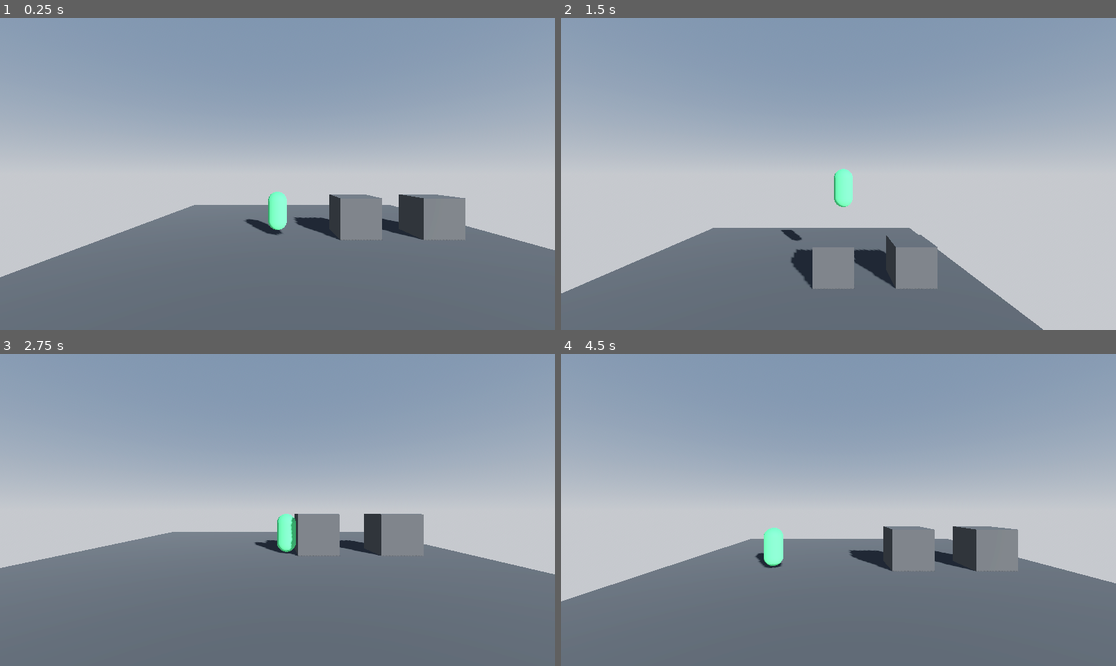
Above: before the commit, frames 1-4 (two rows, left to right).
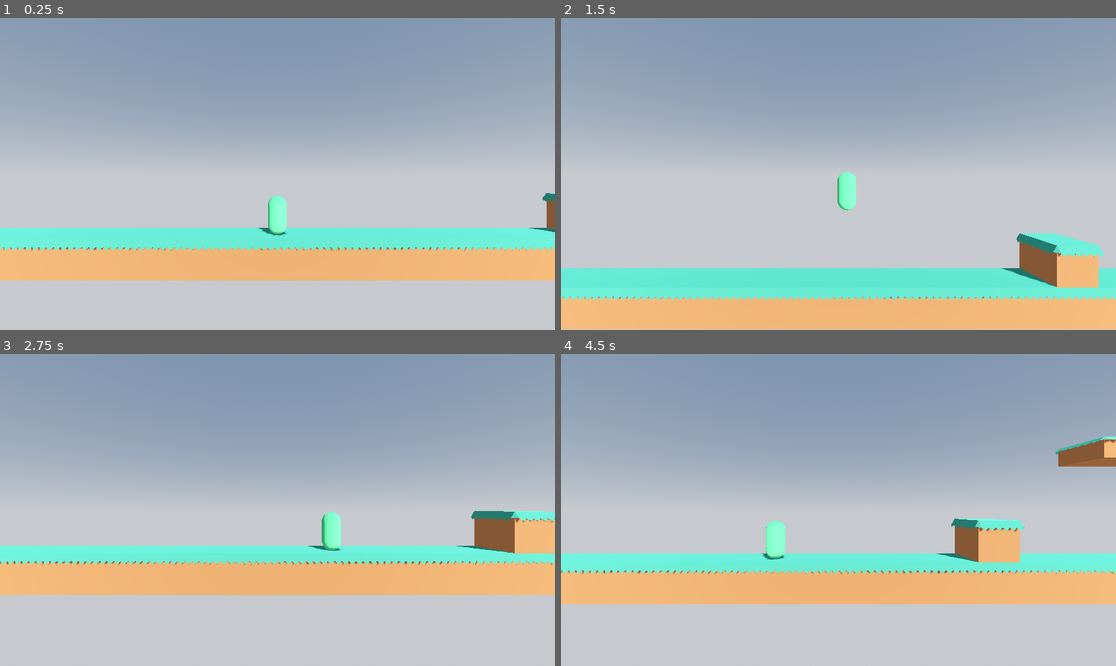
Above: after the commit, the same moments.

Repository: crystal-bit/platform-3d
Game: Godot game, scene res://game.tscn
Two runs of this game, one before a commit and one after it. Both use one fixed random seed, a clock stepped at 60 frames per second and the inputs below.
Inputs (mouse positions are in pixels of both pictures, inside the frame that each line leads up to):
- Up to frame 1 (0.25 s): no input
- Up to frame 2 (1.5 s): tap Enter at 0.5 s; move the mouse to (960, 158) at 0.52 s; hold Right (player_move_right) 0.53-1.28 s; click (960, 158) at 0.67 s; tap Space (player_jump) at 0.77 s; move the mouse to (727, 189) at 1.27 s; hold A (player_move_left) from 1.28 s (still down)
- Up to frame 3 (2.75 s): tap Space (player_jump) at 1.52 s; move the mouse to (333, 441) at 2.02 s; release A (player_move_left) at 2.03 s; hold Right (player_move_right) from 2.03 s (still down)
- Up to frame 4 (4.5 s): move the mouse to (810, 572) at 2.77 s; click (810, 572) at 2.92 s; tap Space (player_jump) at 3.02, 3.77 s; move the mouse to (1005, 556) at 3.52 s; release Right (player_move_right) at 3.53 s; hold A (player_move_left) from 3.53 s (still down); move the mouse to (672, 463) at 4.27 s

The runs differ from the first frame. In frame 1, 37% of the frame differs, in the area x 0-100%, y 55-100%; in frame 2, 28%; in frame 3, 44%, in the area x 0-100%, y 50-100%; in frame 4, 40%.

Commit message:
feat: add assets and update level.
Player: increase gravity factor when falling down

Diff:
--- a/game.tscn
+++ b/game.tscn
@@ -1,8 +1,10 @@
-[gd_scene load_steps=11 format=3 uid="uid://bnqe37j0if8oq"]
+[gd_scene load_steps=9 format=3 uid="uid://bnqe37j0if8oq"]
 
 [ext_resource type="Script" path="res://objects/camera-follow-target.gd" id="1_jj8oj"]
 [ext_resource type="PackedScene" uid="uid://cspsftefkddo3" path="res://objects/player.tscn" id="1_yrwpo"]
-[ext_resource type="Material" uid="uid://rh34e3fs4skp" path="res://objects/level_material.tres" id="3_ygqb1"]
+[ext_resource type="PackedScene" uid="uid://t8f6itec3cmw" path="res://objects/props/floor.tscn" id="3_b8i2n"]
+[ext_resource type="PackedScene" uid="uid://djexmutgwyl5u" path="res://objects/props/box.tscn" id="4_qb5ni"]
+[ext_resource type="PackedScene" uid="uid://d3lul4u7xcyff" path="res://objects/props/platform.tscn" id="5_ihllc"]
 
 [sub_resource type="ProceduralSkyMaterial" id="ProceduralSkyMaterial_6jqg2"]
 sky_top_color = Color(0.384314, 0.454902, 0.54902, 1)
@@ -18,19 +20,6 @@
 sky = SubResource("Sky_aw8gu")
 tonemap_mode = 2
 glow_enabled = true
-
-[sub_resource type="PlaneMesh" id="PlaneMesh_rg2bj"]
-material = ExtResource("3_ygqb1")
-size = Vector2(20, 20)
-
-[sub_resource type="BoxShape3D" id="BoxShape3D_gxyla"]
-size = Vector3(20, 0.1, 20)
-
-[sub_resource type="BoxMesh" id="BoxMesh_yhtow"]
-size = Vector3(2, 2, 2)
-
-[sub_resource type="BoxShape3D" id="BoxShape3D_o65ds"]
-size = Vector3(2, 2, 2)
 
 [node name="Game" type="Node3D"]
 
@@ -51,36 +40,88 @@
 [node name="Player" parent="." instance=ExtResource("1_yrwpo")]
 transform = Transform3D(1, 0, 0, 0, 1, 0, 0, 0, 1, -1.5, 1.39717, 0)
 
-[node name="Floor" type="StaticBody3D" parent="."]
+[node name="Level" type="Node3D" parent="."]
+metadata/_edit_lock_ = true
 
-[node name="FloorMesh" type="MeshInstance3D" parent="Floor"]
-mesh = SubResource("PlaneMesh_rg2bj")
-skeleton = NodePath("../..")
+[node name="Floor" parent="Level" instance=ExtResource("3_b8i2n")]
 
-[node name="CollisionShape3D" type="CollisionShape3D" parent="Floor"]
-transform = Transform3D(1, 0, 0, 0, 1, 0, 0, 0, 1, 0, -0.05, 0)
-shape = SubResource("BoxShape3D_gxyla")
+[node name="Floor2" parent="Level" instance=ExtResource("3_b8i2n")]
+transform = Transform3D(1, 0, 0, 0, 1, 0, 0, 0, 1, 4, 0, 0)
 
-[node name="Box" type="StaticBody3D" parent="."]
-transform = Transform3D(1, 0, 0, 0, 1, 0, 0, 0, 1, 2.5, 1, 0)
-metadata/_edit_group_ = true
+[node name="Floor15" parent="Level" instance=ExtResource("3_b8i2n")]
+transform = Transform3D(1, 0, 0, 0, 1, 0, 0, 0, 1, -8, 0, 0)
 
-[node name="Mesh" type="MeshInstance3D" parent="Box"]
-material_override = ExtResource("3_ygqb1")
-mesh = SubResource("BoxMesh_yhtow")
-skeleton = NodePath("../..")
+[node name="Floor16" parent="Level" instance=ExtResource("3_b8i2n")]
+transform = Transform3D(1, 0, 0, 0, 1, 0, 0, 0, 1, -4, 0, 0)
 
-[node name="CollisionShape3D" type="CollisionShape3D" parent="Box"]
-shape = SubResource("BoxShape3D_o65ds")
+[node name="Floor17" parent="Level" instance=ExtResource("3_b8i2n")]
+transform = Transform3D(1, 0, 0, 0, 1, 0, 0, 0, 1, -16, 0, 0)
 
-[node name="Box2" type="StaticBody3D" parent="."]
-transform = Transform3D(1, 0, 0, 0, 1, 0, 0, 0, 1, 6.5, 1, 0)
-metadata/_edit_group_ = true
+[node name="Floor18" parent="Level" instance=ExtResource("3_b8i2n")]
+transform = Transform3D(1, 0, 0, 0, 1, 0, 0, 0, 1, -12, 0, 0)
 
-[node name="Mesh" type="MeshInstance3D" parent="Box2"]
-material_override = ExtResource("3_ygqb1")
-mesh = SubResource("BoxMesh_yhtow")
-skeleton = NodePath("../..")
+[node name="Floor3" parent="Level" instance=ExtResource("3_b8i2n")]
+transform = Transform3D(1, 0, 0, 0, 1, 0, 0, 0, 1, 8, 0, 0)
 
-[node name="CollisionShape3D" type="CollisionShape3D" parent="Box2"]
-shape = SubResource("BoxShape3D_o65ds")
+[node name="Floor4" parent="Level" instance=ExtResource("3_b8i2n")]
+transform = Transform3D(1, 0, 0, 0, 1, 0, 0, 0, 1, 12, 0, 0)
+
+[node name="Floor5" parent="Level" instance=ExtResource("3_b8i2n")]
+transform = Transform3D(1, 0, 0, 0, 1, 0, 0, 0, 1, 16, 0, 0)
+
+[node name="Floor6" parent="Level" instance=ExtResource("3_b8i2n")]
+transform = Transform3D(1, 0, 0, 0, 1, 0, 0, 0, 1, 20, 0, 0)
+
+[node name="Floor7" parent="Level" instance=ExtResource("3_b8i2n")]
+transform = Transform3D(1, 0, 0, 0, 1, 0, 0, 0, 1, 24, 0, 0)
+
+[node name="Floor8" parent="Level" instance=ExtResource("3_b8i2n")]
+transform = Transform3D(1, 0, 0, 0, 1, 0, 0, 0, 1, 28, 0, 0)
+
+[node name="Floor9" parent="Level" instance=ExtResource("3_b8i2n")]
+transform = Transform3D(1, 0, 0, 0, 1, 0, 0, 0, 1, 32, 0, 0)
+
+[node name="Floor10" parent="Level" instance=ExtResource("3_b8i2n")]
+transform = Transform3D(1, 0, 0, 0, 1, 0, 0, 0, 1, 36, 0, 0)
+
+[node name="Floor11" parent="Level" instance=ExtResource("3_b8i2n")]
+transform = Transform3D(1, 0, 0, 0, 1, 0, 0, 0, 1, 40, 0, 0)
+
+[node name="Floor12" parent="Level" instance=ExtResource("3_b8i2n")]
+transform = Transform3D(1, 0, 0, 0, 1, 0, 0, 0, 1, 44, 0, 0)
+
+[node name="Floor13" parent="Level" instance=ExtResource("3_b8i2n")]
+transform = Transform3D(1, 0, 0, 0, 1, 0, 0, 0, 1, 48, 0, 0)
+
+[node name="Floor14" parent="Level" instance=ExtResource("3_b8i2n")]
+transform = Transform3D(1, 0, 0, 0, 1, 0, 0, 0, 1, 52, 0, 0)
+
+[node name="Box" parent="Level" instance=ExtResource("4_qb5ni")]
+transform = Transform3D(1, 0, 0, 0, 1, 0, 0, 0, 1, 15, 1, 0)
+
+[node name="Platform" parent="Level" instance=ExtResource("5_ihllc")]
+transform = Transform3D(1, 0, 0, 0, 1, 0, 0, 0, 1, 22, 6, 0)
+
+[node name="Platform2" parent="Level" instance=ExtResource("5_ihllc")]
+transform = Transform3D(1, 0, 0, 0, 1, 0, 0, 0, 1, 26, 6, 0)
+
+[node name="Platform3" parent="Level" instance=ExtResource("5_ihllc")]
+transform = Transform3D(1, 0, 0, 0, 1, 0, 0, 0, 1, 30, 6, 0)
+
+[node name="Platform4" parent="Level" instance=ExtResource("5_ihllc")]
+transform = Transform3D(1, 0, 0, 0, 1, 0, 0, 0, 1, 37, 8, 0)
+
+[node name="Platform5" parent="Level" instance=ExtResource("5_ihllc")]
+transform = Transform3D(1, 0, 0, 0, 1, 0, 0, 0, 1, 41, 8, 0)
+
+[node name="Platform6" parent="Level" instance=ExtResource("5_ihllc")]
+transform = Transform3D(1, 0, 0, 0, 1, 0, 0, 0, 1, 50, 12, 0)
+
+[node name="Platform7" parent="Level" instance=ExtResource("5_ihllc")]
+transform = Transform3D(1, 0, 0, 0, 1, 0, 0, 0, 1, 56, 15, 0)
+
+[node name="Platform8" parent="Level" instance=ExtResource("5_ihllc")]
+transform = Transform3D(1, 0, 0, 0, 1, 0, 0, 0, 1, 60, 15, 0)
+
+[node name="Platform9" parent="Level" instance=ExtResource("5_ihllc")]
+transform = Transform3D(1, 0, 0, 0, 1, 0, 0, 0, 1, 64, 15, 0)
--- a/objects/player.gd
+++ b/objects/player.gd
@@ -15,7 +15,10 @@
 
 func _physics_process(delta):
 	if !is_on_floor():
-		velocity.y = velocity.y - gravity * delta
+		if velocity.y < 0:
+			velocity.y = velocity.y - gravity * 1.3 * delta
+		else:
+			velocity.y = velocity.y - gravity * delta
 
 	if Input.is_action_pressed("player_move_left"):
 		velocity.x = -SPEED
--- /dev/null
+++ b/objects/props/box.tscn
@@ -0,0 +1,15 @@
+[gd_scene load_steps=3 format=3 uid="uid://djexmutgwyl5u"]
+
+[ext_resource type="PackedScene" uid="uid://cdypw5shwba8r" path="res://assets/platformer-kit-2.2/Models/block.glb" id="1_vhoa3"]
+
+[sub_resource type="BoxShape3D" id="BoxShape3D_o65ds"]
+size = Vector3(2, 2, 2)
+
+[node name="Box" type="StaticBody3D"]
+metadata/_edit_group_ = true
+
+[node name="CollisionShape3D" type="CollisionShape3D" parent="."]
+shape = SubResource("BoxShape3D_o65ds")
+
+[node name="block" parent="." instance=ExtResource("1_vhoa3")]
+transform = Transform3D(2, 0, 0, 0, 2, 0, 0, 0, 2, 0, -1, 0)
--- /dev/null
+++ b/objects/props/floor.tscn
@@ -0,0 +1,15 @@
+[gd_scene load_steps=3 format=3 uid="uid://t8f6itec3cmw"]
+
+[ext_resource type="PackedScene" uid="uid://b8uilqmt6qnsd" path="res://assets/platformer-kit-2.2/Models/blockLong.glb" id="1_ewpr3"]
+
+[sub_resource type="BoxShape3D" id="BoxShape3D_gxyla"]
+size = Vector3(4, 2, 2)
+
+[node name="Floor" type="StaticBody3D"]
+
+[node name="CollisionShape3D" type="CollisionShape3D" parent="."]
+transform = Transform3D(1, 0, 0, 0, 1, 0, 0, 0, 1, 0, -1.05, 0)
+shape = SubResource("BoxShape3D_gxyla")
+
+[node name="blockLong" parent="." instance=ExtResource("1_ewpr3")]
+transform = Transform3D(-8.74228e-08, 0, 2, 0, 2, 0, -2, 0, -8.74228e-08, 0, -2, 0)
--- /dev/null
+++ b/objects/props/platform.tscn
@@ -0,0 +1,15 @@
+[gd_scene load_steps=3 format=3 uid="uid://d3lul4u7xcyff"]
+
+[ext_resource type="PackedScene" uid="uid://b8uilqmt6qnsd" path="res://assets/platformer-kit-2.2/Models/blockLong.glb" id="1_2rdnp"]
+
+[sub_resource type="BoxShape3D" id="BoxShape3D_gxyla"]
+size = Vector3(4, 1, 2)
+
+[node name="Platform" type="StaticBody3D"]
+
+[node name="CollisionShape3D" type="CollisionShape3D" parent="."]
+transform = Transform3D(1, 0, 0, 0, 1, 0, 0, 0, 1, 0, -0.5, 0)
+shape = SubResource("BoxShape3D_gxyla")
+
+[node name="blockLong" parent="." instance=ExtResource("1_2rdnp")]
+transform = Transform3D(-8.74228e-08, 0, 2, 0, 1, 0, -2, 0, -8.74228e-08, 0, -1, 0)
Binary file added: assets/airplane.glb
Not shown, added: assets/airplane.glb.import
Not shown, added: assets/audio/airplane.mp3.import
Not shown, added: assets/audio/block-hit.wav.import
Not shown, added: assets/audio/click.wav.import
Not shown, added: assets/audio/coin.wav.import
Not shown, added: assets/audio/gameover.wav.import
Not shown, added: assets/audio/jump.wav.import
Not shown, added: assets/audio/victory.wav.import
Not shown, added: assets/audio/walk.wav.import
Not shown, added: assets/audio/walk2.wav.import
Not shown, added: assets/background-elements-redux-fix/License.txt
(and 80 more such lines)
